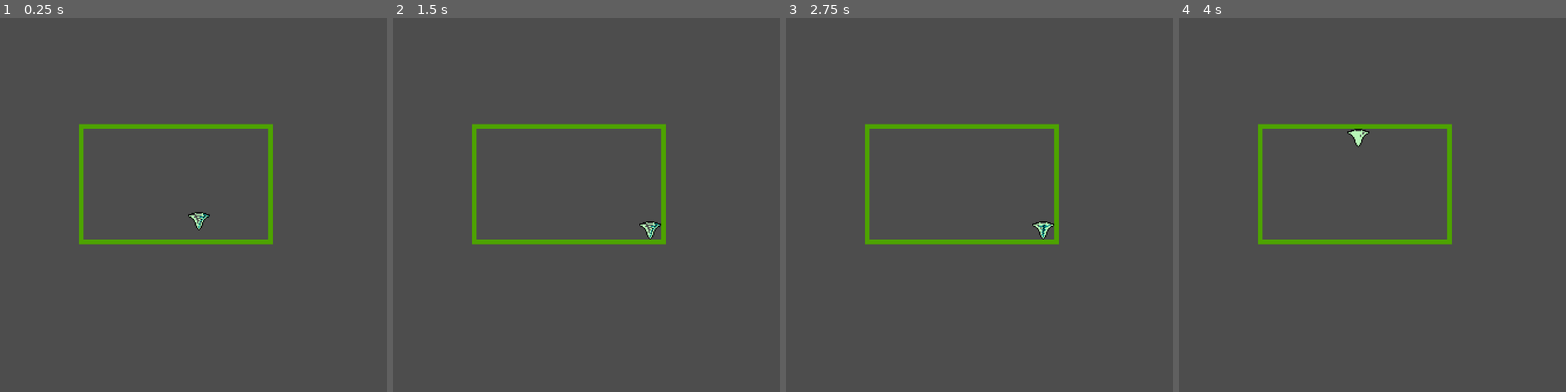
Above: before the commit, frames 1-4 (left to right).
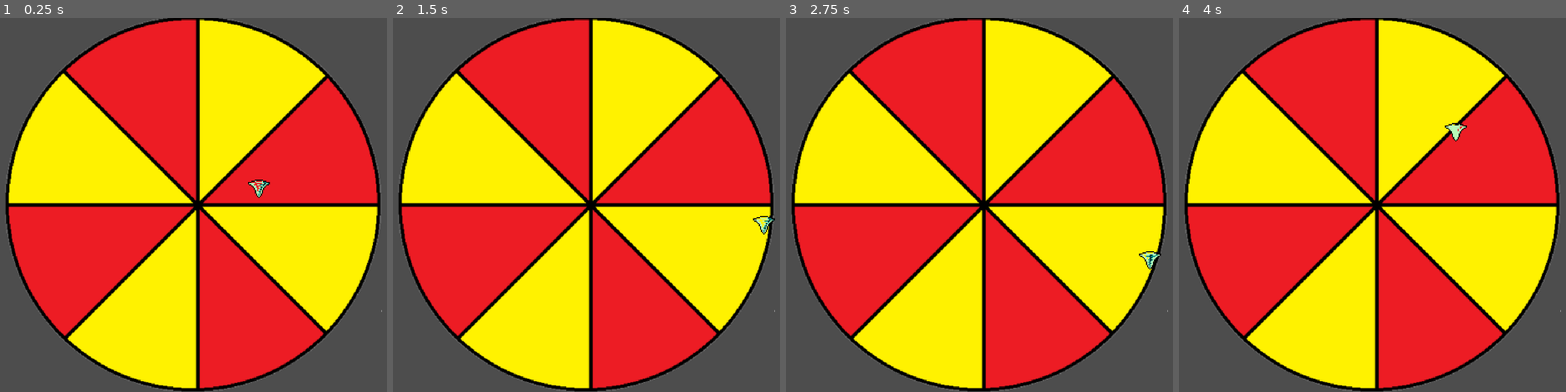
Above: after the commit, the same moments.

Repository: Elie-Bordron/carousel-rpg-wip
Game: Godot game, scene res://battle_box.tscn
Same seed, same stepped clock (60 frames per second), same inputs: the game is played once before the commit and once after it.
Inputs:
- Up to frame 1 (0.25 s): no input
- Up to frame 2 (1.5 s): tap Enter at 0.5 s; hold Right (move_right) 0.53-1.28 s; hold Down (move_down) from 1.28 s (still down)
- Up to frame 3 (2.75 s): release Down (move_down) at 2.03 s; hold Right (move_right) from 2.03 s (still down)
- Up to frame 4 (4 s): release Right (move_right) at 2.78 s; hold Up (move_up) 2.78-3.53 s; hold Left (move_left) from 3.53 s (still down)

The runs differ from the first frame. In frame 1, 76% of the frame differs, in the area x 1-99%, y 0-100%; in frame 2, 76%; in frame 3, 76%; in frame 4, 76%.

Commit message:
added boundary so that player doesn't step out of carousel

Diff:
--- a/battle_box.tscn
+++ b/battle_box.tscn
@@ -1,67 +1,88 @@
 [gd_scene format=3 uid="uid://b5husudknbxn"]
 
 [ext_resource type="PackedScene" uid="uid://cxoobj2tdo27" path="res://player.tscn" id="1_dcxwt"]
+[ext_resource type="Texture2D" uid="uid://b4m2crlh44ogl" path="res://carousel_8_directions_transp.png" id="2_n30ws"]
 
-[sub_resource type="RectangleShape2D" id="RectangleShape2D_ybtpi"]
-size = Vector2(4, 192)
+[sub_resource type="RectangleShape2D" id="RectangleShape2D_n30ws"]
+size = Vector2(4, 343.75)
 
 [sub_resource type="RectangleShape2D" id="RectangleShape2D_dcxwt"]
 size = Vector2(4, 336)
 
-[node name="battle_box" type="StaticBody2D" unique_id=2087829560]
+[node name="Node" type="Node" unique_id=344392328]
 
 [node name="player" parent="." unique_id=1366251160 instance=ExtResource("1_dcxwt")]
-position = Vector2(584, 352)
+position = Vector2(688, 296)
 scale = Vector2(2, 2)
 
-[node name="wall_left" type="CollisionShape2D" parent="." unique_id=1614686923]
-position = Vector2(380, 288)
-scale = Vector2(2, 1)
-shape = SubResource("RectangleShape2D_ybtpi")
-debug_color = Color(0.1001076, 0.6485884, 3.85046e-07, 0.41960785)
+[node name="carousel_background" type="TextureRect" parent="." unique_id=312653866]
+z_index = -1
+anchors_preset = 8
+anchor_left = 0.5
+anchor_top = 0.5
+anchor_right = 0.5
+anchor_bottom = 0.5
+offset_left = -328.0
+offset_top = -324.0
+offset_right = 324.84485
+offset_bottom = 324.0
+grow_horizontal = 2
+grow_vertical = 2
+size_flags_horizontal = 4
+size_flags_vertical = 4
+texture = ExtResource("2_n30ws")
 
-[node name="ColorRect" type="ColorRect" parent="wall_left" unique_id=2020360953]
+[node name="battle_box" type="StaticBody2D" parent="." unique_id=2087829560]
+position = Vector2(-256, 1515)
+
+[node name="wall_top" type="CollisionShape2D" parent="battle_box" unique_id=178320057]
+position = Vector2(6.121397e-05, -272)
+rotation = 1.5707964
+scale = Vector2(1.6, 1.6)
+shape = SubResource("RectangleShape2D_n30ws")
+debug_color = Color(0.94540995, 6.0644747e-06, 0.5841178, 0.41960785)
+
+[node name="ColorRect" type="ColorRect" parent="battle_box/wall_top" unique_id=278725189]
 offset_left = -2.0
-offset_top = -96.0
+offset_top = -171.66696
 offset_right = 2.0
-offset_bottom = 96.0
+offset_bottom = 172.40762
 color = Color(0.30287153, 0.6397271, 0, 1)
 
-[node name="wall_right" type="CollisionShape2D" parent="." unique_id=225072173]
-position = Vector2(708, 288)
-scale = Vector2(2, 1)
-shape = SubResource("RectangleShape2D_ybtpi")
-debug_color = Color(0.1001076, 0.6485884, 3.85046e-07, 0.41960785)
+[node name="wall_top2" type="CollisionShape2D" parent="battle_box" unique_id=585130553]
+position = Vector2(0.00012224913, 263.00012)
+rotation = 1.5707964
+scale = Vector2(1.6, 1.6)
+shape = SubResource("RectangleShape2D_n30ws")
+debug_color = Color(0.94540995, 6.0644747e-06, 0.5841178, 0.41960785)
 
-[node name="ColorRect" type="ColorRect" parent="wall_right" unique_id=1750956657]
+[node name="ColorRect" type="ColorRect" parent="battle_box/wall_top2" unique_id=2057236782]
 offset_left = -2.0
-offset_top = -96.0
+offset_top = -171.66696
 offset_right = 2.0
-offset_bottom = 96.0
+offset_bottom = 172.40762
 color = Color(0.30287153, 0.6397271, 0, 1)
 
-[node name="wall_top" type="CollisionShape2D" parent="." unique_id=178320057]
-position = Vector2(544, 188)
-rotation = 1.5707964
-scale = Vector2(2, 1)
+[node name="wall_right" type="CollisionShape2D" parent="battle_box" unique_id=2054541488]
+position = Vector2(272.00003, -2.9999995)
+scale = Vector2(1.6, 1.6)
 shape = SubResource("RectangleShape2D_dcxwt")
-debug_color = Color(0.1001076, 0.6485884, 3.85046e-07, 0.41960785)
+debug_color = Color(0.94501084, 3.657937e-06, 0.58599705, 0.41960785)
 
-[node name="ColorRect" type="ColorRect" parent="wall_top" unique_id=278725189]
+[node name="ColorRect" type="ColorRect" parent="battle_box/wall_right" unique_id=1128235203]
 offset_left = -2.0
 offset_top = -168.11053
 offset_right = 2.0
 offset_bottom = 167.99951
 color = Color(0.30287153, 0.6397271, 0, 1)
 
-[node name="wall_bottom" type="CollisionShape2D" parent="." unique_id=118950507]
-position = Vector2(544, 388)
-rotation = 1.5707964
-scale = Vector2(2, 1)
+[node name="wall_left" type="CollisionShape2D" parent="battle_box" unique_id=187972740]
+position = Vector2(-271.99994, -2.9999995)
+scale = Vector2(1.6, 1.6)
 shape = SubResource("RectangleShape2D_dcxwt")
-debug_color = Color(0.1001076, 0.6485884, 3.85046e-07, 0.41960785)
+debug_color = Color(0.9244181, 3.8793387e-05, 0.6730097, 0.41960785)
 
-[node name="ColorRect" type="ColorRect" parent="wall_bottom" unique_id=400085277]
+[node name="ColorRect" type="ColorRect" parent="battle_box/wall_left" unique_id=1545132277]
 offset_left = -2.0
 offset_top = -168.11053
 offset_right = 2.0
--- a/player.gd
+++ b/player.gd
@@ -4,9 +4,19 @@
 const SPEED = 300.0
 const JUMP_VELOCITY = -400.0
 var screen_size
+var center = Vector2.ZERO
+var current_radius
+var radius_to_respect = 3000
 
 func _ready():
 	screen_size = get_viewport_rect().size
+	center.x = 584
+	center.y = 328
+	#print("screen_size: ", screen_size)
+	#print("center: ", center)
+	var my_border = screen_size
+	#my_border.x =
+	#print("mine: ", )
 
 func _physics_process(delta: float) -> void:
 	var velocity = Vector2.ZERO # The player's movement vector.
@@ -27,7 +37,21 @@
 		$AnimatedSprite2D.stop()
 
 	position += velocity * delta
-	position = position.clamp(Vector2.ZERO, screen_size)
+	# to make player stay within viewport boundaries
+	#position = position.clamp(Vector2.ZERO, screen_size)
+	# to make player stay within carousel
+	#current_radius = clamp(abs(position - center), Vector2(0, 0), Vector2(radius_to_respect, radius_to_respect))
+	#print('current position: ', position)
+	#print('carousel center: ', center)
+	#print('distance from center: ', position - center)
+	#print('distance from center.x normalized: ', (position - center).normalized().x)
+	#print('distance from center.y normalized: ', (position - center).normalized().y)
+	#print('maximum distance allowed from center: ', current_radius)
+	#position = (position - center).normalized() * current_radius
+	#print('new position: ', position)
+
+	position = clamp_vector(position, center, 300)
+
 
 	if velocity.x != 0:
 		$AnimatedSprite2D.animation = "spin"
@@ -40,3 +64,10 @@
 		#$AnimatedSprite2D.flip_v = velocity.y > 0
 
 	move_and_slide()
+
+func clamp_vector(vector, clamp_origin, clamp_length):
+	var offset = vector - clamp_origin
+	var offset_length = offset.length()
+	if offset_length <= clamp_length:
+		return vector
+	return clamp_origin + offset * (clamp_length / offset_length)
Binary file added: carousel_8_directions.png
Not shown, added: carousel_8_directions.png.import
Binary file added: carousel_8_directions_transp.png
Not shown, added: carousel_8_directions_transp.png.import
Binary file added: carousel_background.png
Not shown, added: carousel_background.png.import
Binary file added: carousel_processed.png
Not shown, added: carousel_processed.png.import
Binary file added: carousel_transparent.png
Not shown, added: carousel_transparent.png.import
